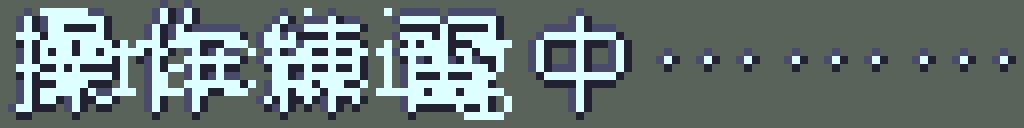
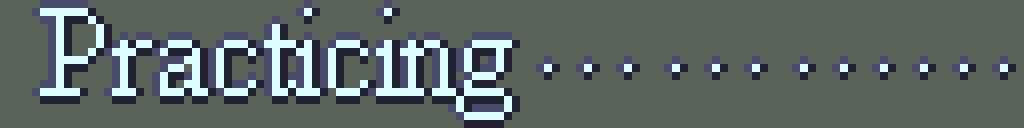
Before/after of a 1024×128 layered artwork. What changed in the layer stack:
painted on "Practicing" over (464, 96, 520, 128)
added layer "Pasted Layer" above "MiniGameScrollingText.bmp copy" over (912, 48, 1016, 80)
added layer "MiniGameScrollingText.bmp copy" above "MiniGameScrollingText.bmp" over (8, 0, 1016, 128)
hid "MiniGameScrollingText.bmp", painted on it over (8, 0, 1016, 128)
